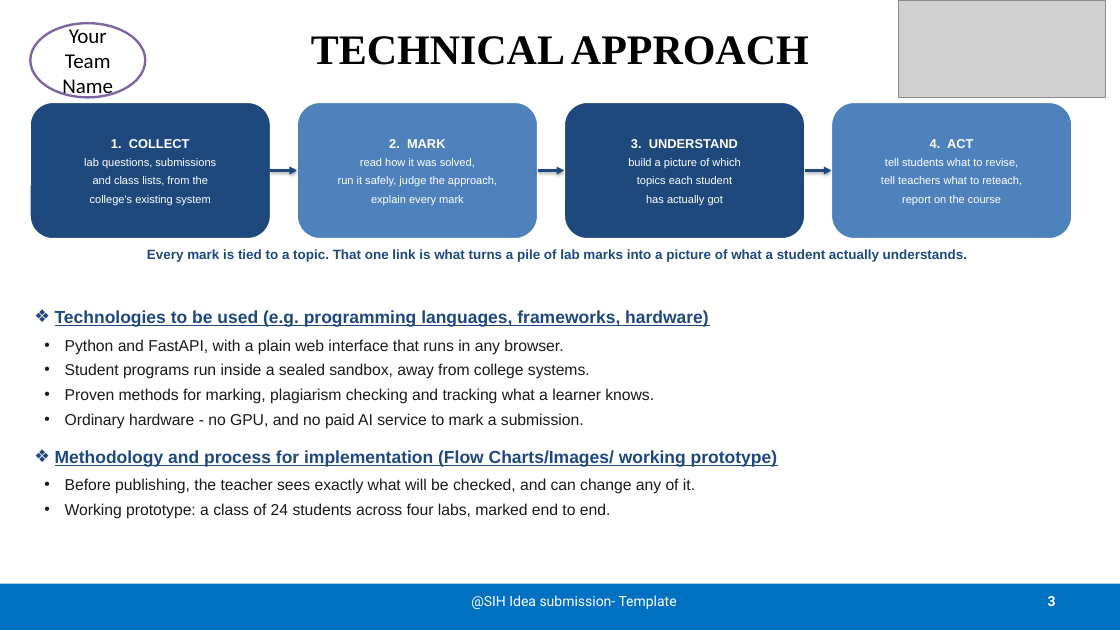
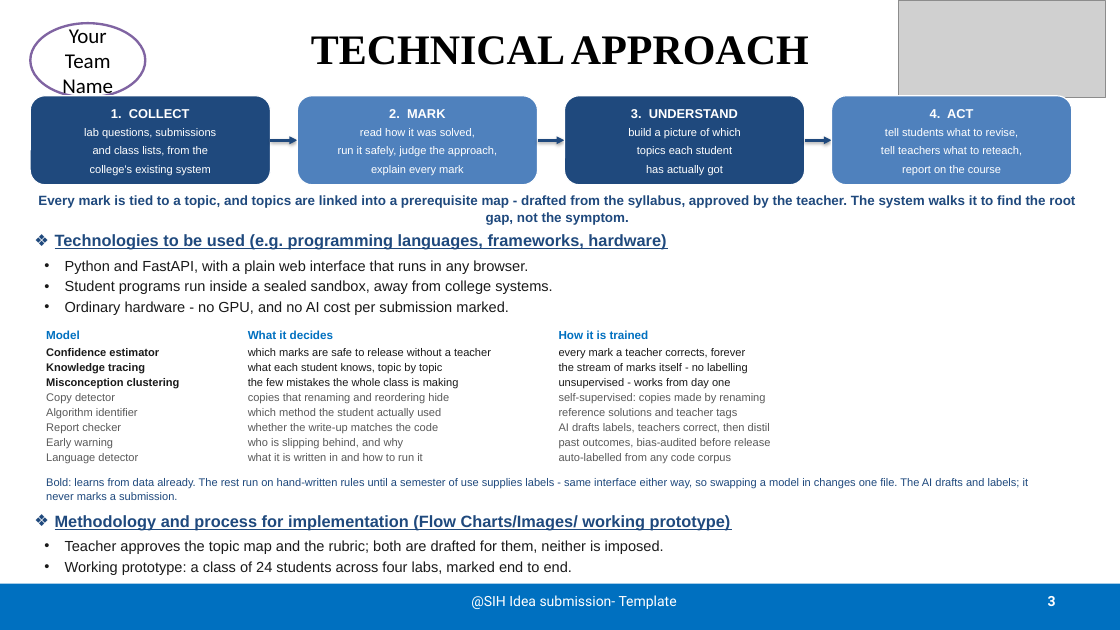
Before and after one commit to Varshith-06/evalpro, a slide deck: slide 3 of presentation/SIH2026-EvalPro-Idea-Presentation.pptx. Drawn at 1120x630 pixels with LibreOffice and Linux fonts; fonts in the diff are those of the drawing; grey boxes stand for pictures. Boxes give left, top, right and bottom in pixels: in the first picture for what was removed or moved away, otherwise in the second. Text is boxed around its words. In the diff, an @@ line names an element or a change of style, - is before the commit and + after.

Commit message:
Put the model stack on the deck, and correct two claims
The technical slide named no models at all, so a judge could not tell what
is learned from what is hand-written. It now carries all eight models from
the spec with what each decides and how each is trained, and says which ones
learn from data today.

The legend says "learns from data already" rather than "running today",
because every slot runs - the unlearned ones have deterministic stand-ins
behind the same interface, and "running" would blur exactly the distinction
the table exists to draw.

The flow diagram is compressed to make room, and its caption now answers the
question it used to raise: where the prerequisite map comes from. Drafted
from the syllabus, approved by the teacher, walked to find the root gap.

Two corrections to the README:

The LLM principle row claimed the LLM "appears in authoring_service.py".
It does not appear anywhere - that module ships HeuristicDrafter, and
nothing under backend/app opens a network connection. The row now says the
LLM has one seat, per assignment and never per submission, and that this
build makes no model calls at all.

The sandbox limitation understated the gap. Measured on Windows 11 it is 5
of 13 layers, not a vague "some are missing", and probing it with hostile
code confirms sandboxed programs can open sockets, read the repository
source, and write anywhere the account can write. What does hold on every
host is the part protecting grades rather than the machine: the oracle stays
outside the guest, one-shot directories, an external wall-clock kill, and a
scrubbed environment.

```diff
--- a/presentation/SIH2026-EvalPro-Idea-Presentation.pptx
+++ b/presentation/SIH2026-EvalPro-Idea-Presentation.pptx
@@ rounded rectangle "1. COLLECT": place and size @@
-rounded rectangle "1. COLLECT" at <box>30,103,271,239</box>
+rounded rectangle "1. COLLECT" at <box>30,96,271,185</box>
@@ rounded rectangle "2. MARK": place and size @@
-rounded rectangle "2. MARK" at <box>297,103,538,239</box>
+rounded rectangle "2. MARK" at <box>297,96,538,185</box>
@@ rounded rectangle "3. UNDERSTAND": place and size @@
-rounded rectangle "3. UNDERSTAND" at <box>565,103,805,239</box>
+rounded rectangle "3. UNDERSTAND" at <box>565,96,805,185</box>
@@ rounded rectangle "4. ACT": place and size @@
-rounded rectangle "4. ACT" at <box>832,103,1072,239</box>
+rounded rectangle "4. ACT" at <box>832,96,1072,185</box>
@@ 3 arrows: place and size @@
-3 arrows at <box>271,171,832,171</box>
+3 arrows at <box>271,140,832,140</box>
@@ text added at <box>38,195,1075,225</box>, 11.5 pt, text #1F497D, bold @@
+Every mark is tied to a topic, and topics are linked into a prerequisite map - drafted from the syllabus, approved by the teacher. The system walks it to find the root gap, not the symptom.
@@ text "Technologies to be used (e.g. ...": place and size @@
-text "Technologies to be used (e.g. ..." at <box>55,310,777,519</box>
+text "Technologies to be used (e.g. ..." at <box>55,234,666,315</box>
@@ text at <box>55,234,666,294</box>: size 15 to 14 pt in "Technologies to be used (e.g. programming languages, ..."; size 13.5 to 12.5 pt in "Python and FastAPI, with a plain web ...", "Student programs run inside a sealed sandbox, ..."; less space between paragraphs; line spacing 1.06 to 1.04 @@
@@ text removed at <box>147,249,967,262</box> @@
-Every mark is tied to a topic. That one link is what turns a pile of lab marks into a picture of what a student actually understands.
@@ text at <box>65,301,509,315</box>: text changed; size 13.5 to 12.5 pt @@
-• Proven methods for marking, plagiarism checking and tracking what a learner knows.
-• Ordinary hardware - no GPU, and no paid AI service to mark a submission.
-❖ Methodology and process for implementation (Flow Charts/Images/ working prototype)
-• Before publishing, the teacher sees exactly what will be checked, and can change any of it.
-• Working prototype: a class of 24 students across four labs, marked end to end.
+• Ordinary hardware - no GPU, and no AI cost per submission marked.
@@ text added at <box>46,330,180,464</box>, 9.5 pt, text #5A5A5A @@
+Model
+Confidence estimator
+Knowledge tracing
+Misconception clustering
+Copy detector
+Algorithm identifier
+Report checker
+Early warning
+Language detector
@@ text added at <box>248,330,491,461</box>, 9.5 pt, text #5A5A5A @@
+What it decides
+which marks are safe to release without a teacher
+what each student knows, topic by topic
+the few mistakes the whole class is making
+copies that renaming and reordering hide
+which method the student actually used
+whether the write-up matches the code
+who is slipping behind, and why
+what it is written in and how to run it
@@ text added at <box>559,330,770,464</box>, 9.5 pt, text #5A5A5A @@
+How it is trained
+every mark a teacher corrects, forever
+the stream of marks itself - no labelling
+unsupervised - works from day one
+self-supervised: copies made by renaming
+reference solutions and teacher tags
+AI drafts labels, teachers correct, then distil
+past outcomes, bias-audited before release
+auto-labelled from any code corpus
@@ text added at <box>46,478,1029,500</box>, 9.5 pt, text #1F497D @@
+Bold: learns from data already. The rest run on hand-written rules until a semester of use supplies labels - same interface either way, so swapping a model in changes one file. The AI drafts and labels; it never marks a submission.
@@ text added at <box>55,515,731,575</box>, 12.5 pt, text #1A1A1A @@
+❖ Methodology and process for implementation (Flow Charts/Images/ working prototype)
+• Teacher approves the topic map and the rubric; both are drafted for them, neither is imposed.
+• Working prototype: a class of 24 students across four labs, marked end to end.
```
Also in this commit, not shown: 2 other files.
